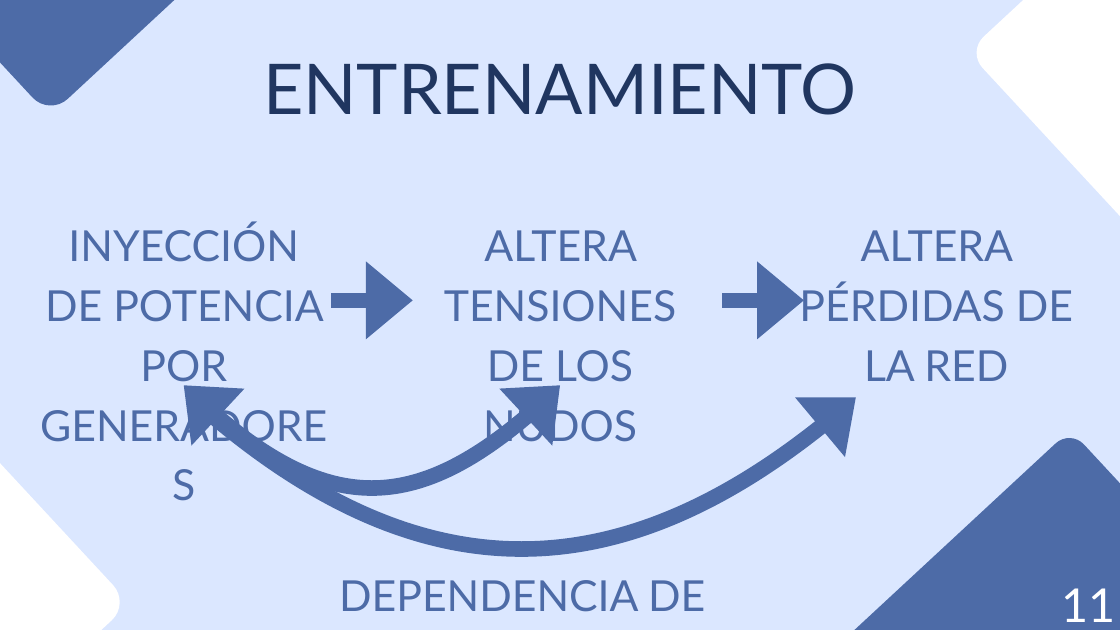
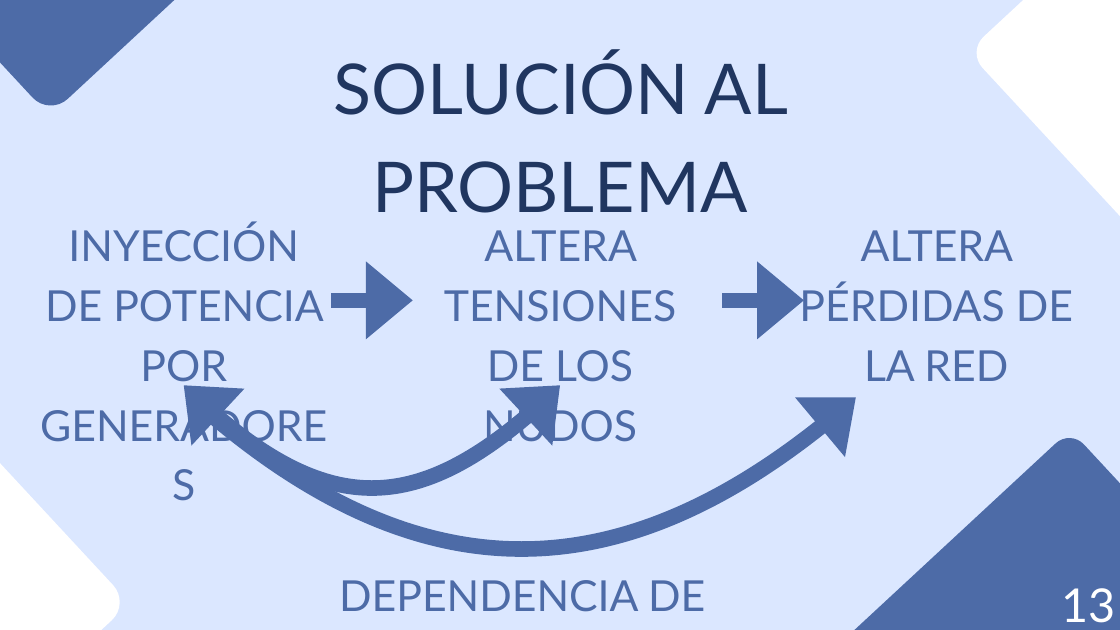
Before and after one commit to danilr16/TFG_Smart_Grids, a slide deck: slide 14 of Smart Grids Control de Redes Eléctricas con IA.pptx (slide 12 before the commit). Drawn at 1120x630 pixels with LibreOffice and Linux fonts; fonts in the diff are those of the drawing. Boxes give left, top, right and bottom in pixels: in the first picture for what was removed or moved away, otherwise in the second. Text is boxed around its words. In the diff, an @@ line names an element or a change of style, - is before the commit and + after.

```diff
--- a/Smart Grids Control de Redes Eléctricas con IA.pptx
+++ b/Smart Grids Control de Redes Eléctricas con IA.pptx
@@ text at (334,53,788,213): text changed @@
-ENTRENAMIENTO
+SOLUCIÓN AL PROBLEMA
@@ text at (1061,588,1115,623): text changed @@
-11
+13
```
Also in this commit, not shown: 26 other slides changed, 5 slides added, 3 slides removed.
